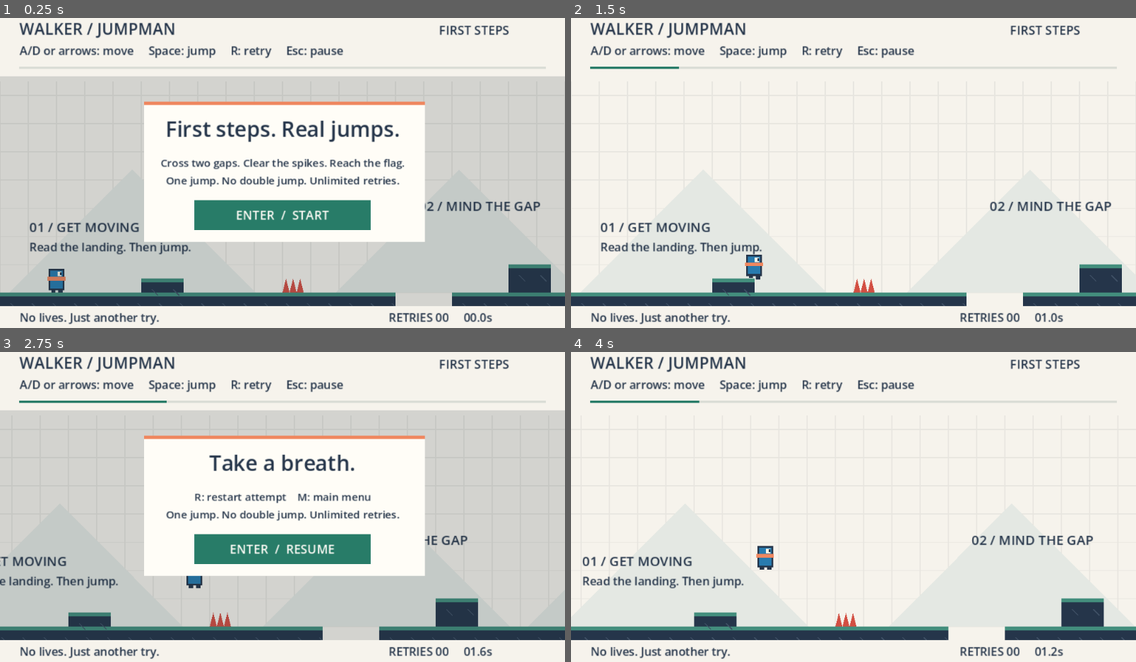
Above: before the commit, frames 1-4 (two rows, left to right).
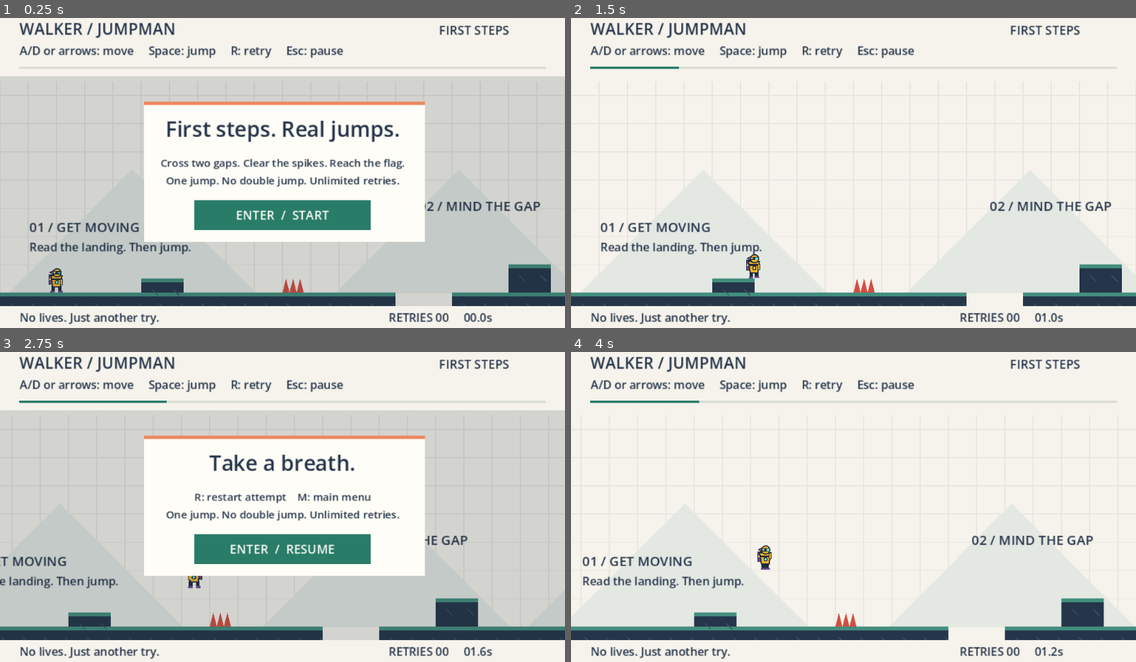
Above: after the commit, the same moments.

Repository: Zhaohui-Li111/walker-jumpman-zhaohui-li
Game: Godot game, scene res://game/main.tscn
The game is run twice, just before and just after one commit, with the same random seed, the same clock (stepped at 60 frames per second) and the same inputs.
Inputs (mouse positions are in pixels of both pictures, inside the frame that each line leads up to):
- Up to frame 1 (0.25 s): no input
- Up to frame 2 (1.5 s): tap Enter (confirm) at 0.5, 1.35 s; move the mouse to (977, 154) at 0.52 s; hold Space (jump) 0.53-1.28 s; hold D (move_right) from 0.53 s (still down); click (977, 154) at 0.67 s; move the mouse to (740, 185) at 1.27 s
- Up to frame 3 (2.75 s): tap Space (jump) at 1.52, 1.55, 1.82 s; move the mouse to (339, 432) at 2.02 s; release D (move_right) at 2.03 s; hold A (move_left) from 2.03 s (still down); hold Space (jump) from 2.03 s (still down); tap P at 2.1 s
- Up to frame 4 (4 s): tap R (restart) at 2.75 s; move the mouse to (825, 565) at 2.77 s; release A (move_left) at 2.78 s; release Space (jump) at 2.78 s; hold D (move_right) from 2.78 s (still down); tap Space (jump) at 2.85, 3.02, 3.32, 3.77, 3.8 s; click (825, 565) at 2.92 s; move the mouse to (1023, 550) at 3.52 s; hold Enter (confirm) from 3.53 s (still down)

The runs differ from the first frame. In frame 1, 0.2% of the frame differs, in the area x 8-12%, y 80-89%; in frame 2, 0.2%; in frame 3, less than 0.1%; in frame 4, 0.2%, in the area x 32-36%, y 62-71%.

Commit message:
Replace the player art with BEACON; prove it stays inside the collider
New character identity: a signal-courier automaton with a domed head, a visor
and single cyan eye slot, and a cargo pack plus swept fin on the trailing side,
so facing reads from the outline at 18 px wide. This is a _draw() change only:
tuning.gd, the 18x28 collider, the collision layers and _physics_process are
untouched, and low-ceiling still reports 300.000274658203 as in the baseline.

Check: tests/capture_character.gd renders six states (stand/walk/rise/fall by
facing) with the exact collider rectangle overlaid, so - does the art leave the
body? - is answered by a picture. It does not, in any state.

Diff:
--- a/godot/features/player/player.gd
+++ b/godot/features/player/player.gd
@@ -14,6 +14,9 @@
 var test_axis: float = 0.0
 var test_jump_pressed: bool = false
 var test_jump_held: bool = false
+## Draws the exact collider rectangle over the art. Used to verify that no part
+## of BEACON's silhouette leaves the 18x28 body. Off in normal play.
+var debug_bounds: bool = false
 
 func _ready() -> void:
 	name = "Player"
@@ -67,14 +70,94 @@
 	position.x = maxf(position.x, 10.0)
 	queue_redraw()
 
+func _rr(x: float, y: float, w: float, h: float, dir: float) -> Rect2:
+	## A rect authored in facing-right space, mirrored about x = 0 when facing left.
+	return Rect2(x if dir > 0.0 else -x - w, y, w, h)
+
+func _pp(points: Array, dir: float) -> PackedVector2Array:
+	## A polygon authored in facing-right space, mirrored about x = 0.
+	var out := PackedVector2Array()
+	for p in points:
+		out.append(Vector2(p.x * dir, p.y))
+	return out
+
 func _draw() -> void:
-	var ink := Color("25354a")
-	var blue := Color("287baf")
-	var stride := sin(float(tick) * 0.7) * 2.0 if is_on_floor() and absf(velocity.x) > 8 else 0.0
-	draw_rect(Rect2(-9, -27, 18, 24), ink)
-	draw_rect(Rect2(-7, -25, 14, 20), blue)
-	draw_rect(Rect2(-10, -18, 20, 4), Color("ef875f"))
-	draw_rect(Rect2(-6, -4, 5, 4 + stride), ink)
-	draw_rect(Rect2(2, -4, 5, 4 - stride), ink)
-	draw_rect(Rect2(1 if facing > 0 else -6, -24, 5, 5), Color("fff9e9"))
-	draw_rect(Rect2(4 if facing > 0 else -6, -23, 2, 3), ink)
+	# BEACON, a signal-courier automaton. Original vector drawing; it replaces the
+	# starter's blue rectangle figure. Domed head, visor with a single cyan eye
+	# slot, a cargo pack and a swept fin that both ride the trailing side, so the
+	# facing direction reads from the outline alone at 18 px wide.
+	#
+	# Invariant: every drawn pixel stays inside the collider, x in [-9, 9] and
+	# y in [-28, 0]. The one deliberate exception direction is *inward*: the
+	# walk stride lifts a boot up to 2 px off y = 0, and only while grounded,
+	# where a gap between art and collider floor cannot mislead a hazard read.
+	# Airborne poses always keep both boots on y = 0. See CHANGE-BRIEF.md 2.
+	var ink := Color("1f2b3d")
+	var shell := Color("f0b429")
+	var shell_lit := Color("ffd76a")
+	var pack := Color("6b4b8a")
+	var glow := Color("5ee7d0")
+
+	var dir: float = 1.0 if facing >= 0.0 else -1.0
+	var grounded := is_on_floor()
+	var rising := not grounded and velocity.y < 0.0
+	var stride: float = sin(float(tick) * 0.7) * 2.0 if grounded and absf(velocity.x) > 8.0 else 0.0
+	var lift_back := maxf(stride, 0.0)
+	var lift_front := maxf(-stride, 0.0)
+	var back_x := -5.0
+	var front_x := 1.0
+	var arm_y := -17.0
+	if not grounded:
+		# Legs close together on the way up, braced apart on the way down.
+		back_x = -4.0 if rising else -6.0
+		front_x = 0.0 if rising else 2.0
+		arm_y = -19.5 if rising else -15.5
+		lift_back = 0.0
+		lift_front = 0.0
+
+	# Legs and boots.
+	draw_rect(_rr(back_x, -8.0, 4.0, 8.0 - lift_back, dir), ink)
+	draw_rect(_rr(front_x, -8.0, 4.0, 8.0 - lift_front, dir), ink)
+	draw_rect(_rr(back_x - 1.0, -2.0 - lift_back, 5.0, 2.0, dir), pack)
+	draw_rect(_rr(front_x, -2.0 - lift_front, 5.0, 2.0, dir), pack)
+
+	# Cargo pack on the trailing side: the main silhouette cue for facing.
+	draw_rect(_rr(-9.0, -21.0, 5.0, 12.0, dir), ink)
+	draw_rect(_rr(-8.0, -20.0, 3.0, 10.0, dir), pack)
+	draw_rect(_rr(-8.0, -16.0, 3.0, 1.5, dir), shell_lit)
+
+	# Tapered torso: wide at the shoulders, narrow at the waist.
+	draw_colored_polygon(_pp([Vector2(-7, -20), Vector2(7, -20), Vector2(5, -6), Vector2(-5, -6)], dir), ink)
+	draw_colored_polygon(_pp([Vector2(-5.5, -18.6), Vector2(5.5, -18.6), Vector2(3.8, -7.4), Vector2(-3.8, -7.4)], dir), shell)
+	draw_rect(_rr(-5.0, -16.5, 10.0, 2.0, dir), ink)
+
+	# Leading arm.
+	draw_rect(_rr(4.0, arm_y, 3.0, 7.0, dir), ink)
+	draw_rect(_rr(4.6, arm_y + 0.8, 1.8, 5.6, dir), shell)
+
+	# Chest lamp. Cyan only while airborne, so the jump state reads at a glance.
+	var lamp := Vector2(0.4 * dir, -12.0)
+	draw_circle(lamp, 2.4, ink)
+	draw_circle(lamp, 1.4, glow if not grounded else shell_lit)
+
+	# Domed head, offset a little toward the facing direction.
+	var head := Vector2(0.6 * dir, -22.6)
+	draw_circle(head, 5.2, ink)
+	draw_circle(head, 4.0, shell)
+
+	# Swept fin behind the head.
+	draw_colored_polygon(_pp([Vector2(-3.0, -26.0), Vector2(-8.6, -23.2), Vector2(-3.0, -19.5)], dir), ink)
+	draw_colored_polygon(_pp([Vector2(-3.6, -25.0), Vector2(-7.4, -23.1), Vector2(-3.6, -21.0)], dir), pack)
+
+	# Visor band, with the bright eye slot pushed toward the facing direction.
+	draw_rect(_rr(-4.0, -24.6, 9.2, 3.6, dir), ink)
+	var eye_y := -24.0
+	var eye_h := 2.4
+	if not grounded:
+		eye_y = -24.2 if rising else -23.4
+		eye_h = 2.8 if rising else 1.4
+	draw_rect(_rr(1.2, eye_y, 3.2, eye_h, dir), glow)
+	draw_rect(_rr(-3.0, -23.9, 1.6, 1.6, dir), shell_lit)
+
+	if debug_bounds:
+		draw_rect(Rect2(-9, -28, 18, 28), Color(0.85, 0.1, 0.1), false, 1.0)
--- /dev/null
+++ b/godot/tests/capture_character.gd
@@ -0,0 +1,77 @@
+extends SceneTree
+## Renders BEACON in six states with the exact collider rectangle overlaid, so the
+## "does any art leave the 18x28 body?" question is answered by a picture instead
+## of by reading the drawing code. Added for walker-jumpman-zhaohui-li; not part
+## of the starter. Run WITHOUT --headless:
+##   godot --path godot --script res://tests/capture_character.gd
+const Player = preload("res://features/player/player.gd")
+
+var board: Node2D
+var output: String
+
+func _initialize() -> void:
+	call_deferred("run")
+
+func step() -> void:
+	await physics_frame
+	await process_frame
+
+func floor_under(p: Vector2) -> void:
+	var body := StaticBody2D.new()
+	body.position = p + Vector2(0, 8)
+	body.collision_layer = 1
+	body.collision_mask = 2
+	var shape := RectangleShape2D.new()
+	shape.size = Vector2(80, 16)
+	var collision := CollisionShape2D.new()
+	collision.shape = shape
+	body.add_child(collision)
+	board.add_child(body)
+
+## Settles a player on real ground (so is_on_floor() is genuinely true), then
+## freezes it and moves it to a display slot at 5x for the contact sheet.
+func pose(slot: Vector2, grounded: bool, face: float, vx: float, vy: float, phase: int) -> void:
+	var p: CharacterBody2D = Player.new()
+	board.add_child(p)
+	# Off-screen staging point. Must keep x > 10: player.gd clamps position.x
+	# to a minimum of 10, which would slide the body off a negative-x fixture floor.
+	p.position = Vector2(200, 600)
+	if grounded:
+		floor_under(p.position)
+		# Drive through the test-control path: this fixture has no InputMap.
+		p.test_control = true
+		p.enabled = true
+		p.velocity = Vector2(0, 60)
+		for i in range(6):
+			await step()
+		assert(p.is_on_floor(), "pose fixture did not actually reach the floor")
+	p.enabled = false
+	p.velocity = Vector2(vx, vy)
+	p.facing = face
+	p.tick = phase
+	p.debug_bounds = true
+	p.scale = Vector2(5, 5)
+	p.position = slot
+	p.queue_redraw()
+
+func run() -> void:
+	output = ProjectSettings.globalize_path("res://../evidence/screens")
+	DirAccess.make_dir_recursive_absolute(output)
+	board = Node2D.new()
+	board.set_script(preload("res://tests/character_board.gd"))
+	root.add_child(board)
+	await step()
+	# sin(tick * 0.7) peaks near tick 2 and troughs near tick 7: two stride phases.
+	await pose(Vector2(110, 170), true, 1.0, 0.0, 0.0, 0)      # stand, right
+	await pose(Vector2(320, 170), true, 1.0, 160.0, 0.0, 2)    # walk, right
+	await pose(Vector2(530, 170), true, -1.0, -160.0, 0.0, 7)  # walk, left
+	await pose(Vector2(110, 340), false, 1.0, 160.0, -220.0, 0)  # rising, right
+	await pose(Vector2(320, 340), false, 1.0, 160.0, 180.0, 0)   # falling, right
+	await pose(Vector2(530, 340), false, -1.0, -160.0, 180.0, 0) # falling, left
+	for i in range(3):
+		await step()
+	await RenderingServer.frame_post_draw
+	var error := root.get_texture().get_image().save_png(output + "/05-character-states.png")
+	assert(error == OK)
+	print("Captured BEACON contact sheet with collider overlay: 05-character-states.png")
+	quit()
--- /dev/null
+++ b/godot/tests/character_board.gd
@@ -0,0 +1,21 @@
+extends Node2D
+## Backdrop and captions for the BEACON contact sheet. Test fixture only.
+
+func _draw() -> void:
+	var font := ThemeDB.fallback_font
+	var ink := Color("25354a")
+	draw_rect(Rect2(0, 0, 640, 360), Color("f6f3ec"))
+	draw_string(font, Vector2(16, 22), "BEACON / collider overlay = red 18x28 rect, feet at origin",
+		HORIZONTAL_ALIGNMENT_LEFT, -1, 13, ink)
+	var captions := {
+		Vector2(110, 186): "stand R",
+		Vector2(320, 186): "walk R",
+		Vector2(530, 186): "walk L",
+		Vector2(110, 356): "rising R",
+		Vector2(320, 356): "falling R",
+		Vector2(530, 356): "falling L",
+	}
+	for at in captions:
+		var label: String = captions[at]
+		var w := font.get_string_size(label, HORIZONTAL_ALIGNMENT_LEFT, -1, 12).x
+		draw_string(font, Vector2(at.x - w / 2.0, at.y), label, HORIZONTAL_ALIGNMENT_LEFT, -1, 12, ink)
Not shown, added: evidence/screens/05-character-states.png
